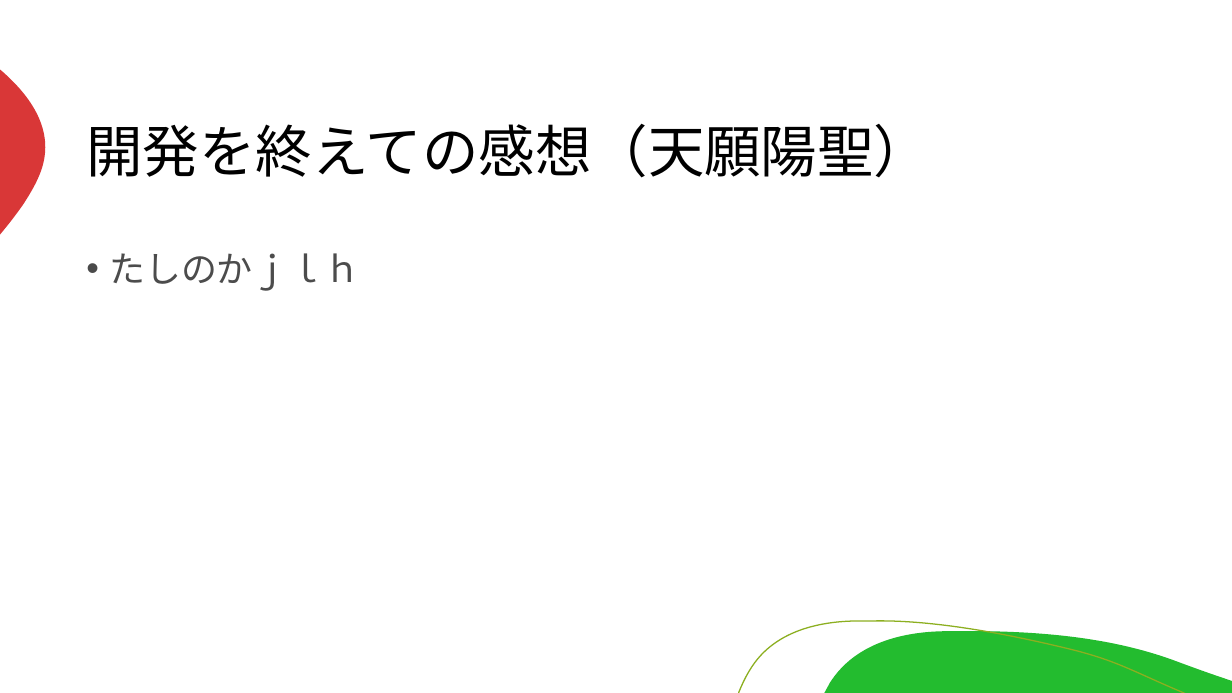
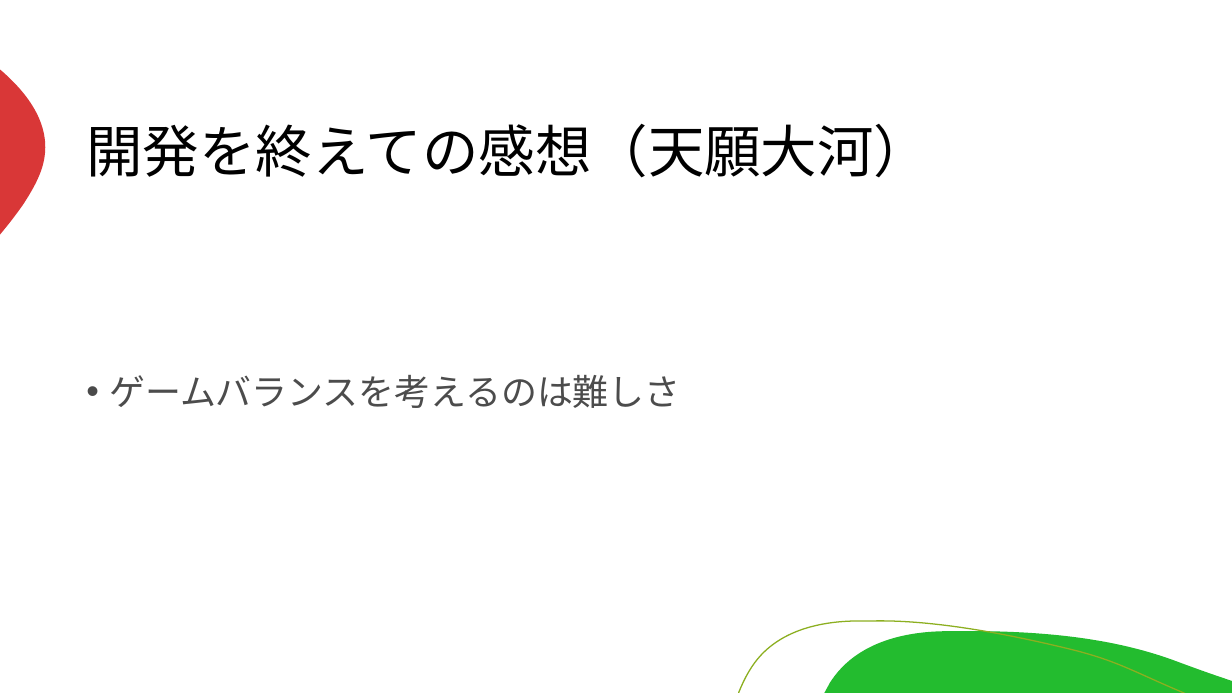
Before and after one commit to miyagiryusei/Excel, a slide deck: slide 13 of 発表資料.pptx. Drawn at 1232x693 pixels with LibreOffice and Linux fonts; fonts in the diff are those of the drawing. Boxes give left, top, right and bottom in pixels: in the first picture for what was removed or moved away, otherwise in the second. Text is boxed around its words. In the diff, an @@ line names an element or a change of style, - is before the commit and + after.

```diff
--- a/発表資料.pptx
+++ b/発表資料.pptx
@@ title at [86,124,930,178]: text changed @@
-開発を終えての感想（天願陽聖）
+開発を終えての感想（天願大河）
@@ text at [109,375,680,408]: text changed @@
-• たしのかｊｌｈ
+• ゲームバランスを考えるのは難しさ
```
Also in this commit, not shown: 10 other slides changed.
